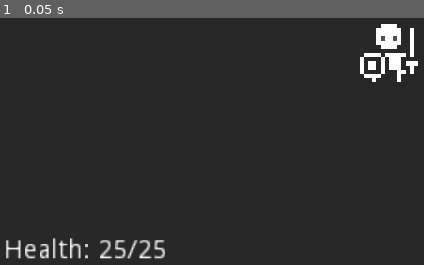
Above: before the commit, frame 1.
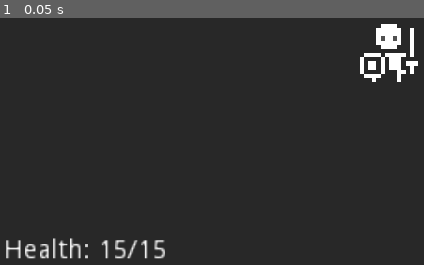
Above: after the commit, the same moment.

Repository: SimenMH/endoruin
Game: Godot game, scene res://scenes/player/Player.tscn
The game is run twice, just before and just after one commit, with the same random seed, the same clock (stepped at 60 frames per second) and the same inputs. This scene is started directly instead of the project's main scene.
Inputs:
- Up to frame 1 (0.05 s): no input

The runs differ from the first frame. In frame 1, 0.3% of the frame differs, in the area x 23-36%, y 89-98%.

Commit message:
Use new PlayerData singleton for health values

Diff:
--- a/scenes/player/Player.gd
+++ b/scenes/player/Player.gd
@@ -3,16 +3,17 @@
 onready var parent = get_parent()
 
 var player_turn = true
-var max_health = 25
-var health = max_health
 
 var dir_input = Vector2()
 var prev_dir = Vector2()
 
+onready var stats = PlayerData.stats
+
 var interactive = null
 
 func _ready():
-	$CanvasLayer/GUI/Health.text = 'Health: ' + str(health) + '/' + str(max_health)
+	GameData.player_node = self
+	$CanvasLayer/GUI/Health.text = 'Health: ' + str(stats.health) + '/' + str(stats.max_health)
 
 func _process(_delta):
 	if Input.is_action_just_pressed('open_inventory'):
@@ -72,8 +73,8 @@
 	$Tween.start()
 
 func take_damage(value):
-	health -= value
-	$CanvasLayer/GUI/Health.text = 'Health: ' + str(health) + '/' + str(max_health)
+	stats.health -= value
+	$CanvasLayer/GUI/Health.text = 'Health: ' + str(stats.health) + '/' + str(stats.max_health)
 
 
 func _on_Interact_area_entered(area):
